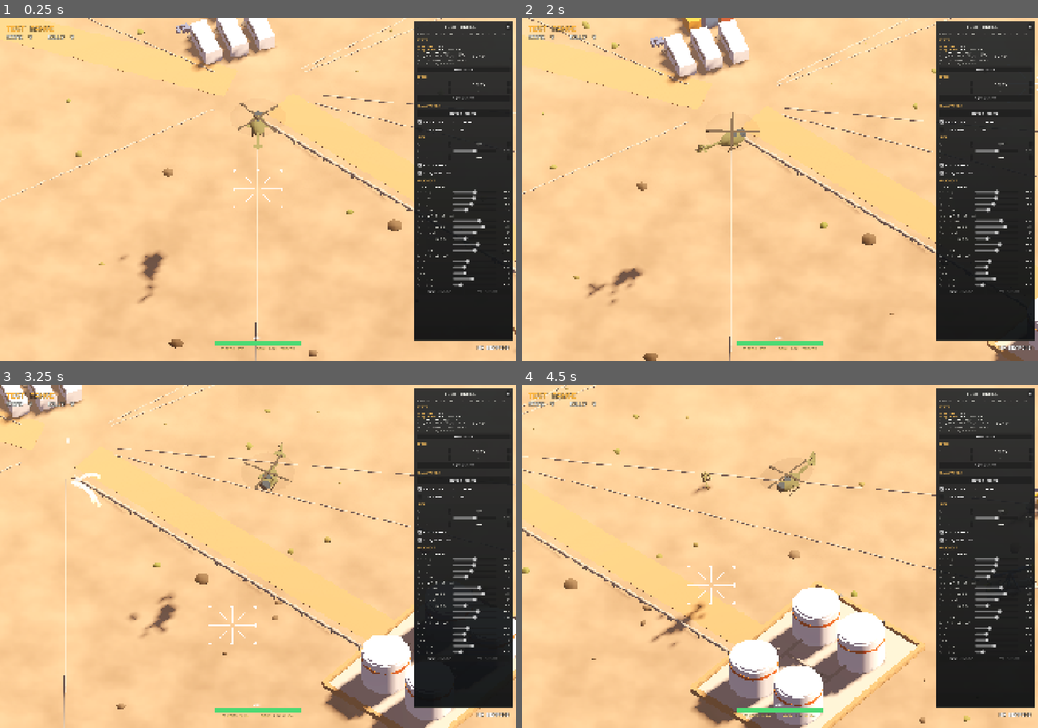
Above: before the commit, frames 1-4 (two rows, left to right).
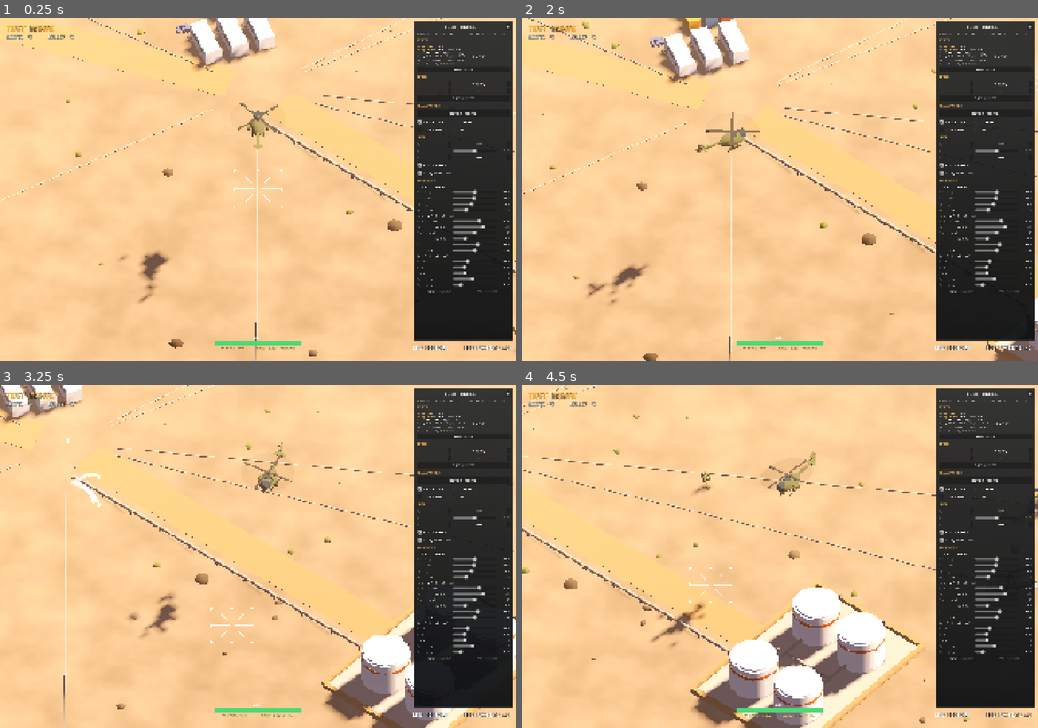
Above: after the commit, the same moments.

Repository: chronicallydev/CAS
Game: Godot game, scene res://features/test_range/test_range.tscn
The game is run twice, just before and just after one commit, with the same random seed, the same clock (stepped at 60 frames per second) and the same inputs.
Inputs (mouse positions are in pixels of both pictures, inside the frame that each line leads up to):
- Up to frame 1 (0.25 s): no input
- Up to frame 2 (2 s): click "<" at 0.5 s; click ">" at 1.25 s
- Up to frame 3 (3.25 s): tap Enter at 2 s; move the mouse to (371, 539) at 2.02 s; hold D 2.03-2.75 s; tap F at 2.1 s; click (371, 539) at 2.17 s; tap Space at 2.27 s; drag from (154, 573) to (232, 625) at 2.77 s
- Up to frame 4 (4.5 s): move the mouse to (831, 481) at 3.52 s; hold D 3.53-4.25 s; tap G at 3.6 s; drag from (754, 625) to (625, 505) at 4.27 s

The runs differ from the first frame. In frame 1, 0.2% of the frame differs, in the area x 30-99%, y 30-97%; in frame 2, 0.2%; in frame 3, 0.3%; in frame 4, 0.3%, in the area x 30-99%, y 29-97%.

Commit message:
Restore the helicopter's weapon loadout
The mission scene lost its loadout line in 69330ed (an editor re-save),
so nothing was mounted and the test range showed NO WEAPONS. The Cobra's
fit (minigun on the chin, rockets on both wings) is now the script
default, so a re-save can't drop it again.

Diff:
--- a/features/mission/mission_context.gd
+++ b/features/mission/mission_context.gd
@@ -32,8 +32,9 @@
 ## The weapons that can be mounted, in fire-button order: the first type
 ## mounted fires with LMB, the second with RMB.
 @export var weapons: Array[WeaponData] = []
-## Weapon id per hardpoint of the airframe ("" = empty).
-@export var loadout: PackedStringArray = []
+## Weapon id per hardpoint of the airframe ("" = empty). Defaults to the
+## Cobra's fit: minigun on the chin, rockets on both wings, belly empty.
+@export var loadout: PackedStringArray = ["minigun", "rockets", "rockets", ""]
 
 @export_group("Options")
 @export var blood: bool = true
